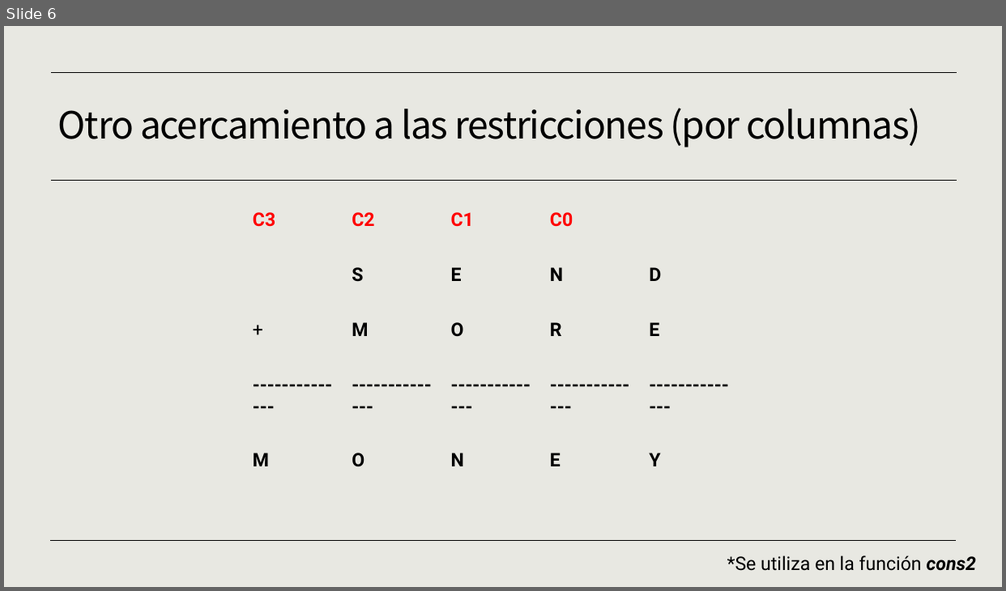
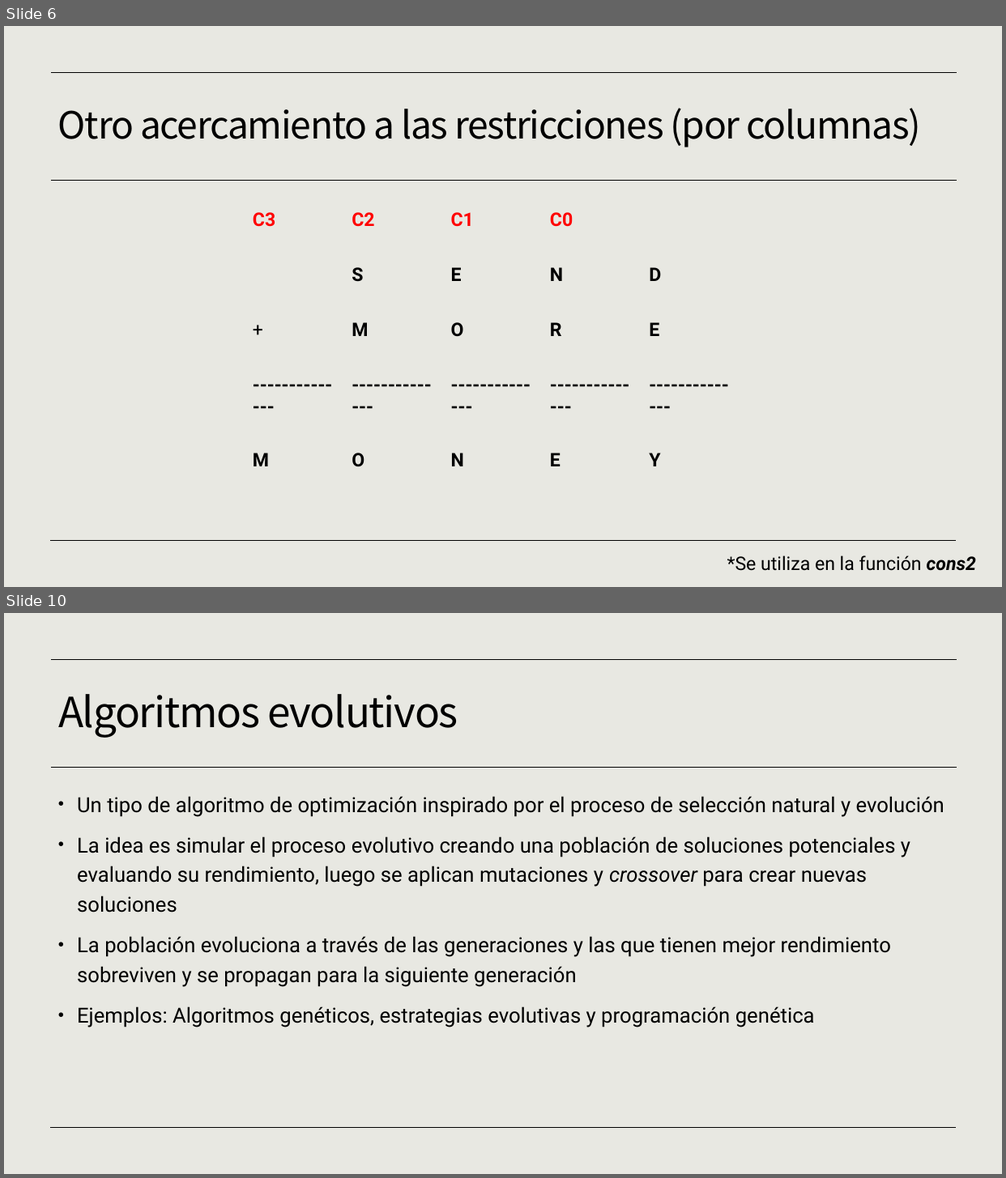
Before and after one commit to JavierCorralLizarraga/Artificial-intelligence, a slide deck: proyecto cripto-aritmetica/proyectocriptoaritmetica.pptx. Shown one above the other, each under a label of ours: slide 6 before the commit, slides 6 and 10 after it; the slides between them are not shown. The pictures are 1006x591 and 1006x1178 pixels, drawn with LibreOffice and Linux fonts; fonts in the diff are those of the drawing. Boxes give left, top, right and bottom in pixels: in the first picture for what was removed or moved away, otherwise in the second. Text is boxed around its words. In the diff, an @@ line names an element or a change of style, - is before the commit and + after.

```diff
--- a/proyecto cripto-aritmetica/proyectocriptoaritmetica.pptx
+++ b/proyecto cripto-aritmetica/proyectocriptoaritmetica.pptx
@@ slide 10 added at [4,613,1002,1174], background #E8E8E2; not listed: 3 template elements that a slide beside it also shows @@
@@ title added at [58,694,458,737], 40 pt, text #000000 @@
+Algoritmos evolutivos
@@ text added at [77,796,944,1028], 20 pt, text #000000 @@
+• Un tipo de algoritmo de optimización inspirado por el proceso de selección natural y evolución
+• La idea es simular el proceso evolutivo creando una población de soluciones potenciales y evaluando su rendimiento, luego se aplican mutaciones y crossover para crear nuevas soluciones
+• La población evoluciona a través de las generaciones y las que tienen mejor rendimiento sobreviven y se propagan para la siguiente generación
+• Ejemplos: Algoritmos genéticos, estrategias evolutivas y programación genética
```
Also in this commit, not shown: 3 slides changed, 4 other slides added, 3 slides removed, 9 other files.
